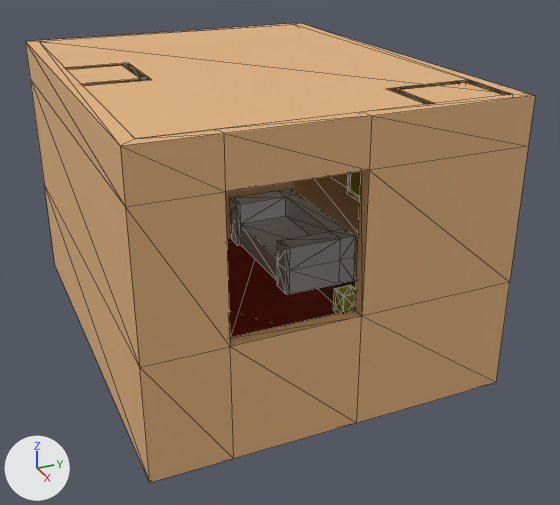
The glTF model Assets/Environment/Rooms/Lounge/S_salon.glb as it was, and as the next commit left it.
Both versions are drawn from a 50 mm camera at (6.52, -2.66, 4.04) aimed at (0.1, 0.23, 0.84). The lights are fixed; the arrows at lower left show +X, +Y and +Z. The picture after the commit comes second. Mesh edges are drawn as thin lines. Where no turn or scale is listed for an object, it has been applied to the vertices. Vertices at exactly the same position are counted once.
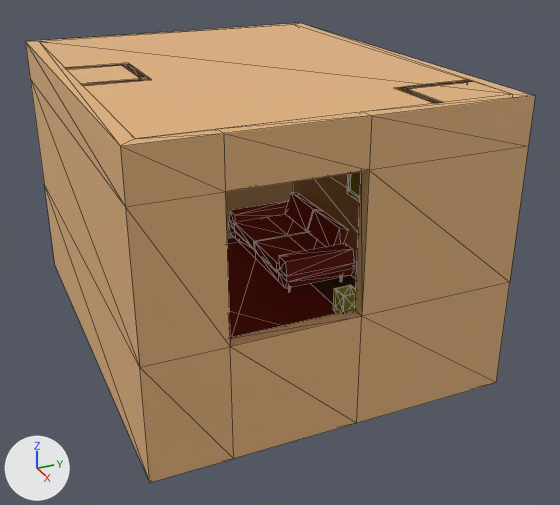
The newer file is also turned or shifted as a whole; pictures and numbers use the older file's frame.

What changed in the scene script:
```text
Change me_plane_015:
    where me_plane_015.from_pydata(...)  # 48 vertices, 100 faces; spans x -2.12..2.12, y -1.63..1.63, z 0.0..2.65
    used by ob_muravecfenetre; location = (-0.246, -0.022, 0.0)
    me_plane_015 part 1
    100 faces are deleted
    100 new faces join them
Add me_cube_003:
    me_cube_003.from_pydata(...)  # 118 vertices, 208 faces; spans x -0.9..0.9, y -0.44..0.46, z 0.0..0.63
    me_cube_003.materials.append(mat_m_rug)  # red #9b250c
Change ob_plane_014:
    ob_plane_014.location: (1.454, 1.407, 0.0) -> (1.476, 0.827, 0.0)
    ob_plane_014.rotation_euler: (0.0, 0.0, -1.571) -> (0.0, 0.0, 1.571)  # degrees (0, 0, -90) -> degrees (0, 0, 90)
Change ob_plane_015:
    ob_plane_015.location: (1.179, 1.083, 0.0) -> (1.179, 1.158, 0.0)
Remove ob_plane_016:
    ob_plane_016 = bpy.data.objects.new('Plane.016', me_plane_016)
    ob_plane_016.location = (1.476, 0.753, 0.0)
Remove ob_cube_003:
    ob_cube_003 = bpy.data.objects.new('Cube.003', me_cube_007)
    ob_cube_003.location = (-1.337, 0.995, 0.0)
Change ob_plane_002:
    ob_plane_002.location: (-0.672, 0.137, 0.018) -> (-0.672, 0.137, 0.001)
Add ob_s_sofa_low:
    ob_s_sofa_low = bpy.data.objects.new('S_Sofa_low', me_cube_003)
    ob_s_sofa_low.location = (-1.292, 0.961, 0.0)
```

Where the change shows, as pixel boxes [x1, y1, x2, y2] in the pictures (560 x 505 px; the box of a moved part takes in the faces that stretch with it):
'Cube.003', deleted
    before: [230, 189, 356, 294]
'S_Sofa_low', added (red)
    after: [229, 192, 355, 292]
'Plane.002', moved
    both: [227, 242, 337, 338]
'Plane.014', moved, turned
    before: [463, 80, 511, 95]
    after: [395, 87, 443, 103]
'Plane.015', moved
    before: [396, 81, 466, 90]
    after: [404, 80, 472, 89]
'Plane.016', deleted
    before: [387, 88, 435, 104]
part 1 of me_plane_015, moved or reshaped
    both: [223, 76, 515, 338]
